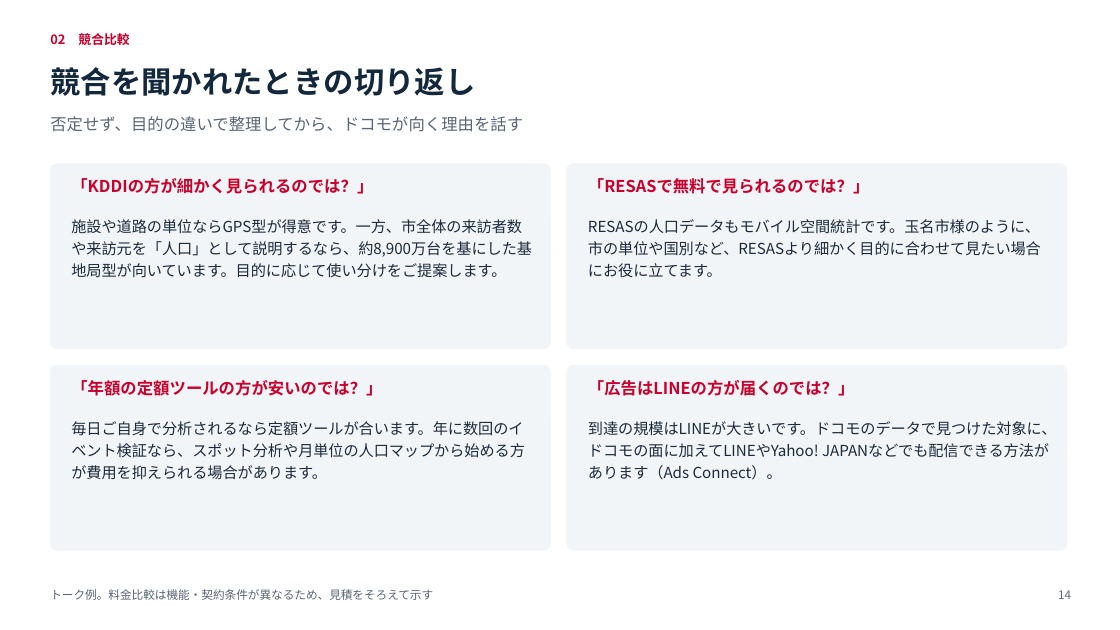
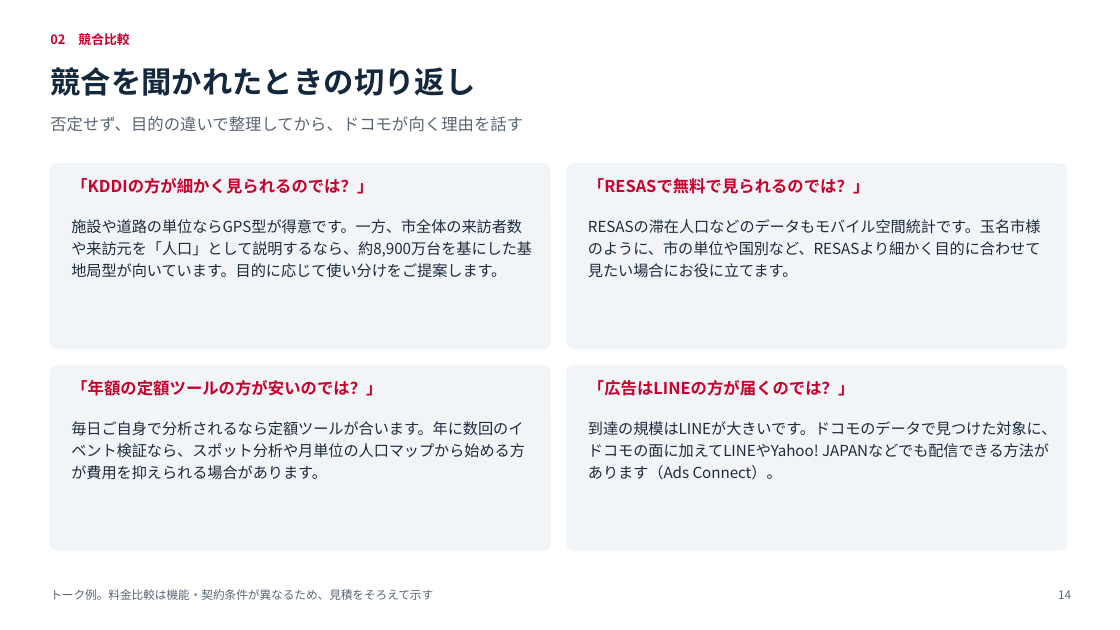
Before and after one commit to ftrugby04-beep/tatsupot, a slide deck: slide 14 of docs/sales/事例調査レポート_提案から契約まで.pptx. Drawn at 1120x630 pixels with LibreOffice and Linux fonts; fonts in the diff are those of the drawing. Boxes give left, top, right and bottom in pixels: in the first picture for what was removed or moved away, otherwise in the second. Text is boxed around its words. In the diff, an @@ line names an element or a change of style, - is before the commit and + after.

```diff
--- a/docs/sales/事例調査レポート_提案から契約まで.pptx
+++ b/docs/sales/事例調査レポート_提案から契約まで.pptx
@@ text at (x1=588, y1=219, x2=1041, y2=277): text changed @@
-RESASの人口データもモバイル空間統計です。玉名市様のように、市の単位や国別など、RESASより細かく目的に合わせて見たい場合にお役に立てます。
+RESASの滞在人口などのデータもモバイル空間統計です。玉名市様のように、市の単位や国別など、RESASより細かく目的に合わせて見たい場合にお役に立てます。
```
Also in this commit, not shown: 8 other slides changed, 5 other files.
